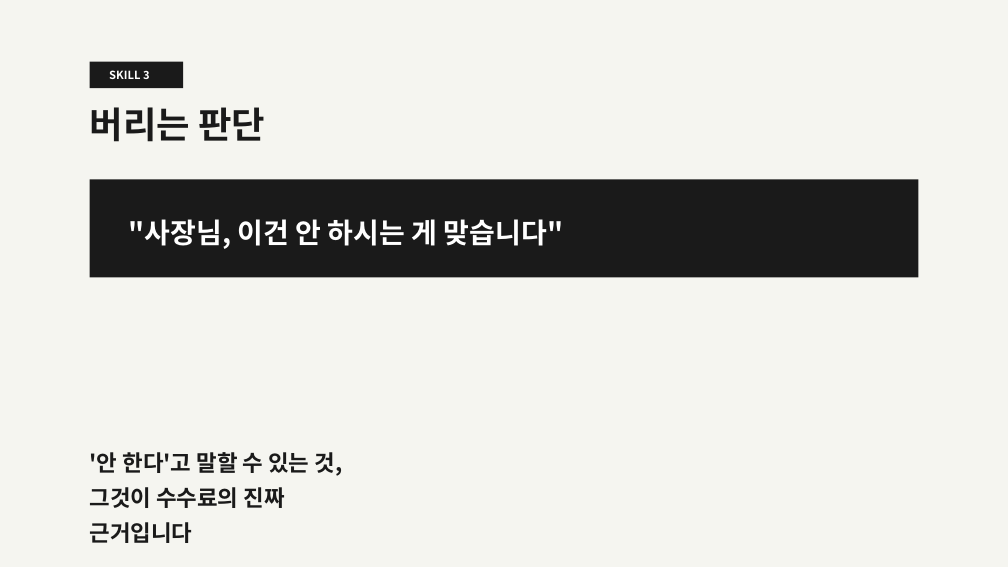
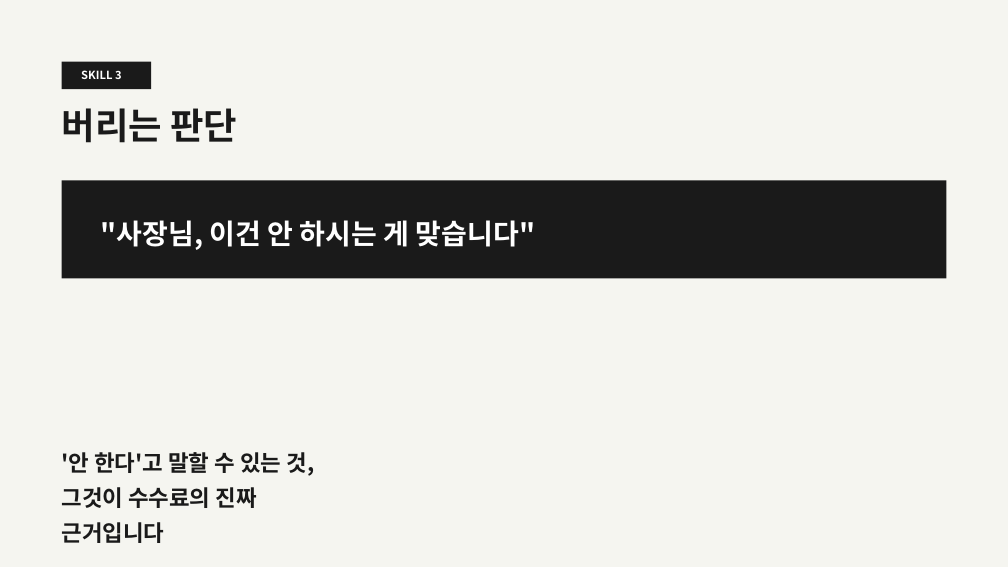
Before and after one commit to ssodcompany/edu-agent, a slide deck: slide 9 of lectures/02_ai_skills/AI대체불가Skills_v6_impeccable.pptx. Drawn at 1008x567 pixels with LibreOffice and Linux fonts; fonts in the diff are those of the drawing. Boxes give left, top, right and bottom in pixels: in the first picture for what was removed or moved away, otherwise in the second. Text is boxed around its words. In the diff, an @@ line names an element or a change of style, - is before the commit and + after.

Commit message:
WIP(lectures): adjust padding in lecture 02 skill slides for better spacing
- Reduce right padding in slide-06 left title block from 48pt to 32pt
- Narrow horizontal padding from 64pt to 44pt in slides 07, 08, 09
- Rebuild PPTX with updated slide layouts
- Update last-tool-error state

```diff
--- a/lectures/02_ai_skills/AI대체불가Skills_v6_impeccable.pptx
+++ b/lectures/02_ai_skills/AI대체불가Skills_v6_impeccable.pptx
@@ 2 texts, 1 rectangle: place and size @@
-2 texts, 1 rectangle at box(90, 61, 342, 543)
+2 texts, 1 rectangle at box(61, 61, 314, 543)
@@ text "SKILL 3": place and size @@
-text "SKILL 3" at box(109, 70, 150, 79)
+text "SKILL 3" at box(81, 70, 122, 79)
@@ text "버리는 판단": place and size @@
-text "버리는 판단" at box(90, 107, 265, 142)
+text "버리는 판단" at box(62, 108, 237, 143)
@@ rectangle: place and size @@
-rectangle at box(90, 179, 918, 277)
+rectangle at box(61, 180, 947, 278)
@@ text ""사장님, 이건 안 하시는 게 ...": place and size @@
-text ""사장님, 이건 안 하시는 게 ..." at box(129, 219, 563, 249)
+text ""사장님, 이건 안 하시는 게 ..." at box(101, 220, 535, 250)
```
Also in this commit, not shown: 6 other slides changed, 5 other files.
